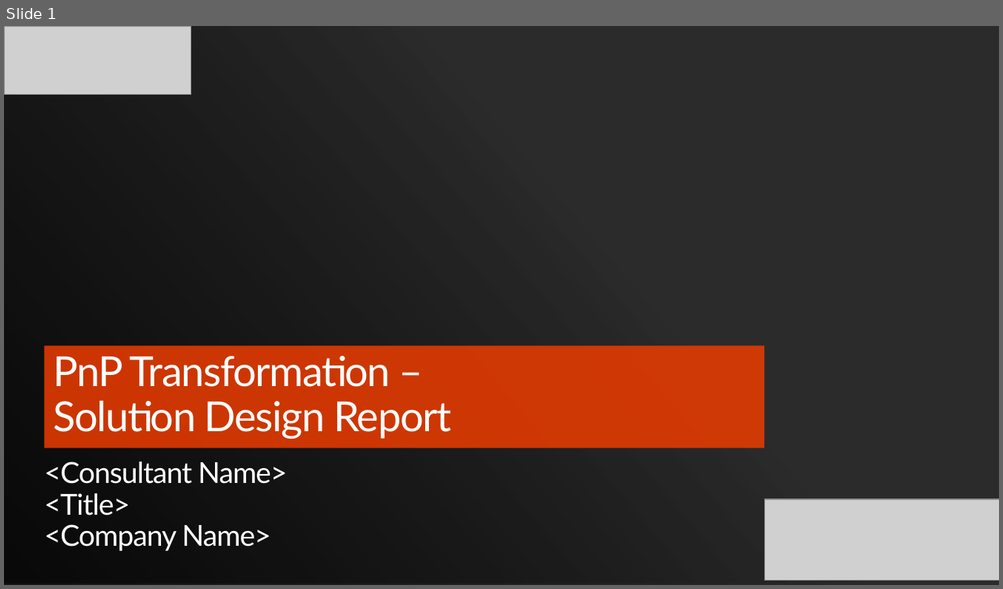
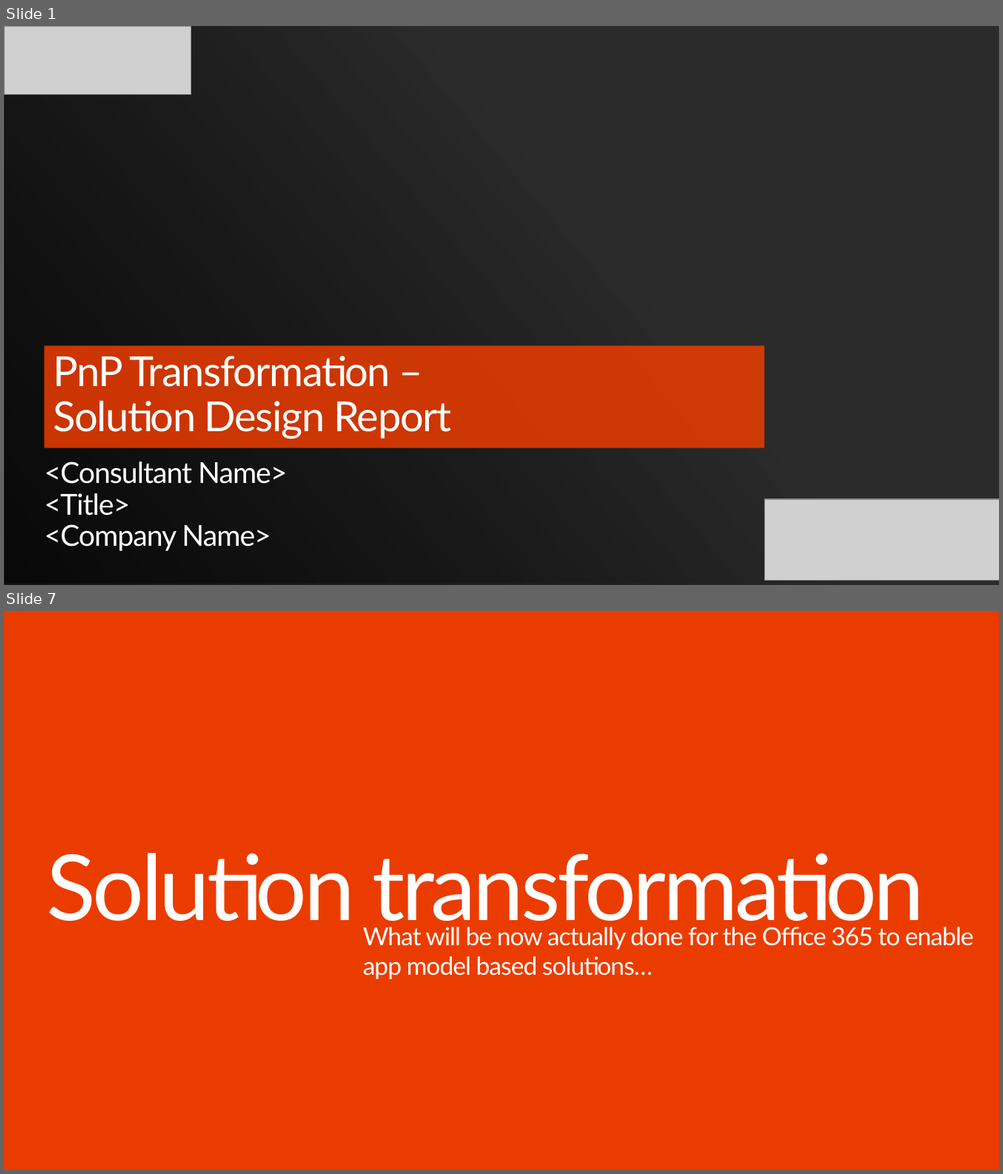
Before and after one commit to SharePoint/PnP-Guidance, a slide deck: PnP Transformation Process/Templates/Solution Design Report Presentation Template.pptx. Shown one above the other, each under a label of ours: slide 1 before the commit, slides 1 and 7 after it; the slides between them are not shown. The pictures are 1003x589 and 1003x1174 pixels, drawn with LibreOffice and Linux fonts; fonts in the diff are those of the drawing; grey boxes stand for pictures; background and template pictures are left out; a plain dark background stands for a picture behind light text. Boxes give left, top, right and bottom in pixels: in the first picture for what was removed or moved away, otherwise in the second. Text is boxed around its words. In the diff, an @@ line names an element or a change of style, - is before the commit and + after.

```diff
--- a/PnP Transformation Process/Templates/Solution Design Report Presentation Template.pptx
+++ b/PnP Transformation Process/Templates/Solution Design Report Presentation Template.pptx
@@ slide 7 added at bbox=[4, 611, 999, 1170], background #EB3C00 @@
@@ title added at bbox=[46, 853, 924, 937], 88 pt, text #FFFFFF @@
+Solution transformation
@@ text added at bbox=[363, 927, 973, 980], 24 pt, text #FFFFFF @@
+What will be now actually done for the Office 365 to enable app model based solutions…
```
Also in this commit, not shown: 4 slides changed, 17 other slides added, 39 slides removed.
